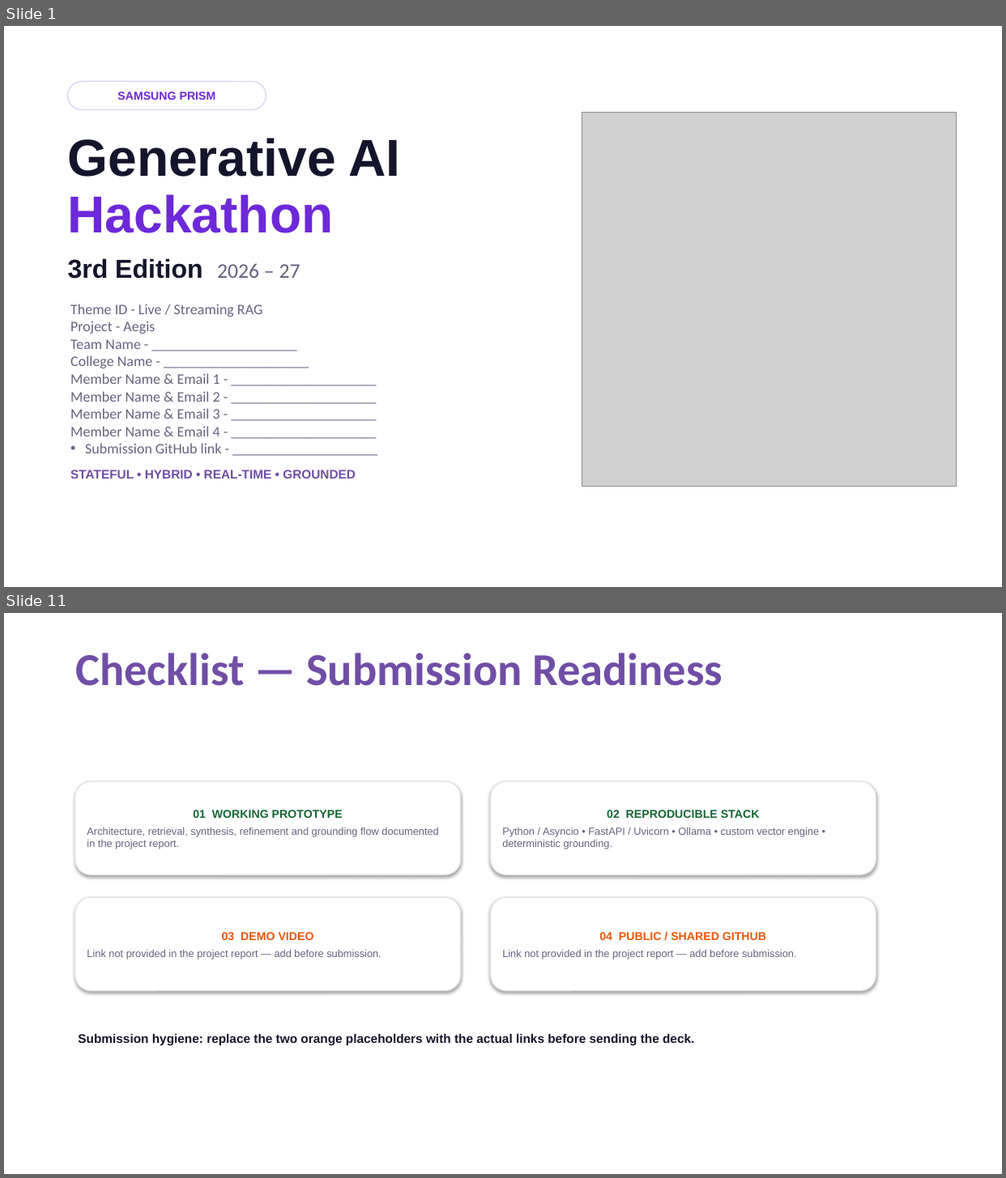
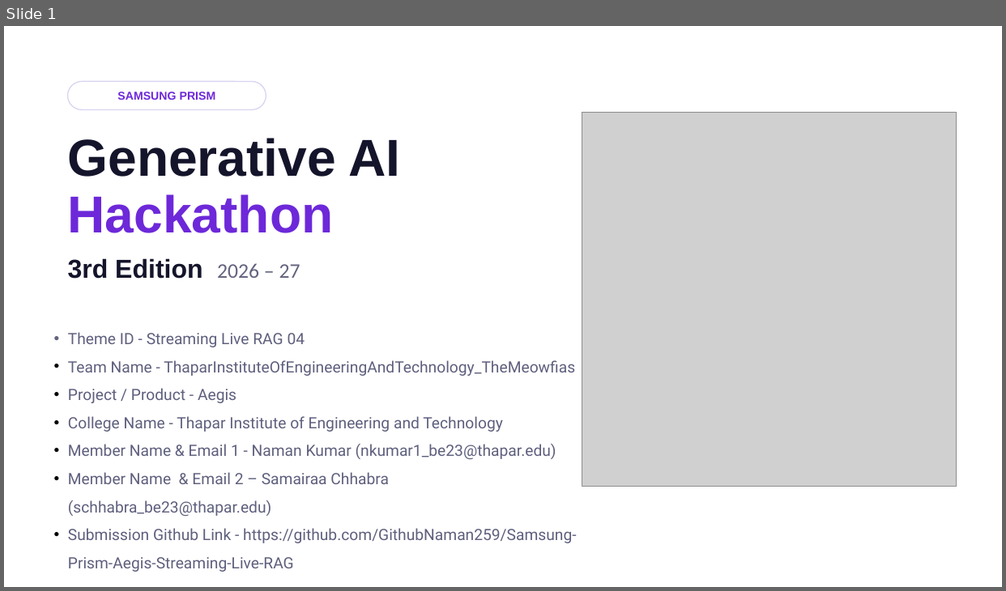
Before and after one commit to GithubNaman259/Samsung-Prism-Aegis-Streaming-Live-RAG, a slide deck: Aegis_Samsung_PRISM.pptx. Shown one above the other, each under a label of ours: slides 1 and 11 before the commit, slide 1 after it; the slides between them are not shown. The pictures are 1006x1178 and 1006x591 pixels, drawn with LibreOffice and Linux fonts; fonts in the diff are those of the drawing; grey boxes stand for pictures. Boxes give left, top, right and bottom in pixels: in the first picture for what was removed or moved away, otherwise in the second. Text is boxed around its words. In the diff, an @@ line names an element or a change of style, - is before the commit and + after.

```diff
--- a/Aegis_Samsung_PRISM.pptx
+++ b/Aegis_Samsung_PRISM.pptx
@@ slide 11 removed at bbox=[4, 613, 1002, 1174], background #FFFFFF @@
@@ title removed at bbox=[75, 653, 722, 686] @@
-Checklist — Submission Readiness
@@ rounded rectangle removed at bbox=[75, 781, 461, 875] @@
-01 WORKING PROTOTYPE
-Architecture, retrieval, synthesis, refinement and grounding flow documented in the project report.
@@ rounded rectangle removed at bbox=[491, 781, 876, 875] @@
-02 REPRODUCIBLE STACK
-Python / Asyncio • FastAPI / Uvicorn • Ollama • custom vector engine • deterministic grounding.
@@ rounded rectangle removed at bbox=[75, 897, 461, 991] @@
-03 DEMO VIDEO
-Link not provided in the project report — add before submission.
@@ rounded rectangle removed at bbox=[491, 897, 876, 991] @@
-04 PUBLIC / SHARED GITHUB
-Link not provided in the project report — add before submission.
@@ text removed at bbox=[78, 1034, 694, 1046] @@
-Submission hygiene: replace the two orange placeholders with the actual links before sending the deck.
@@ slide 1 changed as well @@
@@ text at bbox=[68, 332, 576, 572]: text changed; size 14 to 15 pt; font Calibri to Roboto; text colour #63637E to #5E5F7D @@
-• Theme ID - Live / Streaming RAG
-  Project - Aegis
-  Team Name - ____________________
-  College Name - ____________________
-  Member Name & Email 1 - ____________________
-  Member Name & Email 2 - ____________________
-  Member Name & Email 3 - ____________________
-  Member Name & Email 4 - ____________________
-  Submission GitHub link - ____________________
+• Theme ID - Streaming Live RAG 04
+• Team Name - ThaparInstituteOfEngineeringAndTechnology_TheMeowfias
+• Project / Product - Aegis
+• College Name - Thapar Institute of Engineering and Technology
+• Member Name & Email 1 - Naman Kumar (nkumar1_be23@thapar.edu)
+• Member Name & Email 2 – Samairaa Chhabra (schhabra_be23@thapar.edu)
+• Submission Github Link - https://github.com/GithubNaman259/Samsung-Prism-Aegis-Streaming-Live-RAG
@@ text removed at bbox=[70, 470, 356, 479] @@
-STATEFUL • HYBRID • REAL-TIME • GROUNDED
```
Also in this commit, not shown: 9 other slides changed, 2 slides added, 1 other slide removed.
